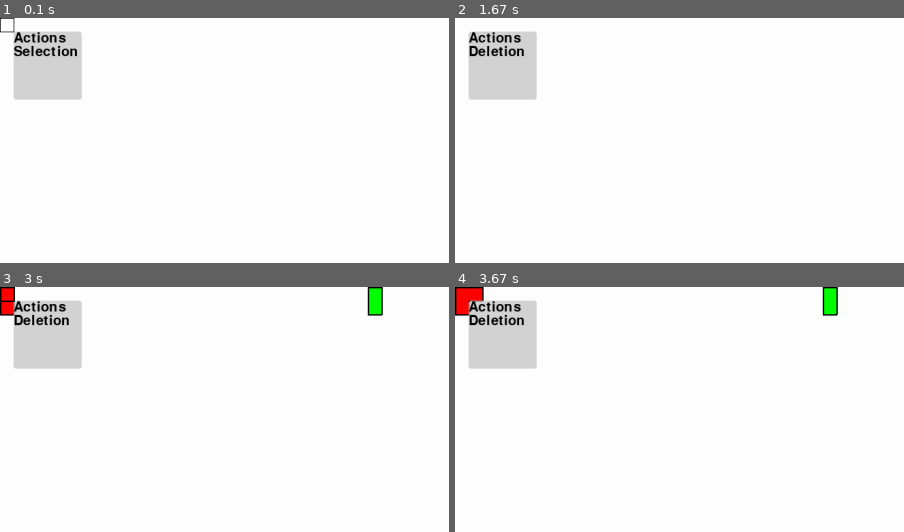
Above: before the commit, frames 1-4 (two rows, left to right).
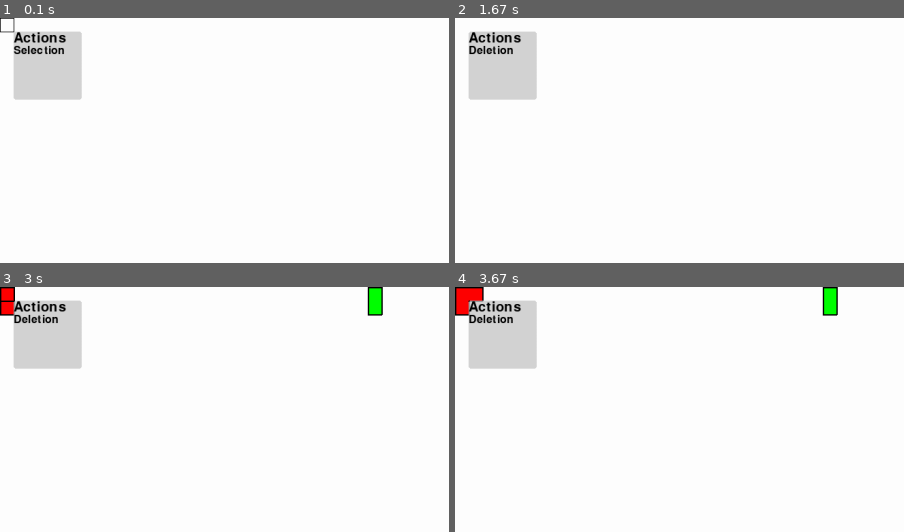
Above: after the commit, the same moments.

Repository: sbwhitt/pygame-life-simulation
Game: pygame game, started from main.py
Two runs of this game, one before a commit and one after it. Both use one fixed random seed, a clock stepped at 60 frames per second and the inputs below.
Inputs (mouse positions are % of the whole screen's width and height, from its top left):
- Up to frame 1 (0.1 s): no input
- Up to frame 2 (1.67 s): click "Actions" at 0.38 s; click "Deletion" at 0.72 s; tap Enter at 1 s; click (87, 85) at 1.38 s
- Up to frame 3 (3 s): tap E at 1.67, 2.33, 2.73 s; click (45, 76) at 2.05 s
- Up to frame 4 (3.67 s): tap E at 3.03 s; click (76, 41) at 3.22 s; click (81, 48) at 3.55 s
The pictures show only the part of the screen within x 0-50%, y 0-50%; the shares and areas given below are measured in that part.

The runs differ from the first frame. In frame 1, 0.4% of the frame differs, in the area x 3-18%, y 11-16%; in frame 2, 0.4%; in frame 3, 0.4%; in frame 4, 0.4%.

Commit message:
update picker menu text elements

Diff:
--- a/src/interface/picker.py
+++ b/src/interface/picker.py
@@ -2,6 +2,7 @@
 import src.utils.utils as utils
 import static.colors as colors
 import static.settings as settings
+from src.interface.text import Text
 
 
 class MenuOption:
@@ -12,27 +13,23 @@
         self.pos = pos
         self.rect = pygame.rect.Rect(self.pos[0], self.pos[1], self.width, self.height)
         self.selected = False
-        self.font = self._init_font()
+        self.text = Text(settings.FONT_SIZE_SMALLER)
 
     def render(self, screen: pygame.display) -> None:
         if utils.within_rect(pygame.mouse.get_pos(), self.rect):
-            pygame.draw.rect(screen, colors.RED, self.rect)
-            pygame.draw.lines(screen, colors.BLACK, True, utils.get_rect_outline(self.rect), 2)
+            self._render_hover(screen)
         else:
             utils.draw_rect_alpha(screen, utils.get_color_transparent(colors.RED, 200), self.rect)
         self._render_option_text(screen)
 
     # helpers
 
-    def _init_font(self) -> pygame.font.Font:
-        pygame.init()
-        pygame.font.init()
-        return pygame.font.Font(
-            pygame.font.get_default_font(), settings.FONT_SIZE_SMALLER)
+    def _render_hover(self, screen: pygame.display) -> None:
+        pygame.draw.rect(screen, colors.RED, self.rect)
+        pygame.draw.lines(screen, colors.BLACK, True, utils.get_rect_outline(self.rect), 2)
 
     def _render_option_text(self, screen: pygame.display) -> None:
-        f = self.font.render(self.option, True, colors.BLACK)
-        screen.blit(f, self.pos)
+        self.text.render(screen, self.option, self.pos)
 
 
 class Picker:
@@ -45,12 +42,12 @@
         self.options_size = settings.PICKER_OPTION_SIZE
         self.menu_open = False
         self.margin = 20
-        self.font = self._init_font()
-        self.menu_title = "Actions"
         self._build_options([settings.ACTION_MENU_OPTIONS[0],
                              settings.ACTION_MENU_OPTIONS[1],
                              settings.ACTION_MENU_OPTIONS[2]])
         self.selected_option = None if len(self.options) < 1 else self.options[0]
+        self.title_text = Text(settings.FONT_SIZE)
+        self.action_text = Text(settings.FONT_SIZE_SMALLER)
 
     def render(self, screen: pygame.display) -> None:
         color = colors.GRAY
@@ -85,12 +82,6 @@
 
     # helpers
 
-    def _init_font(self) -> pygame.font.Font:
-        pygame.init()
-        pygame.font.init()
-        return pygame.font.Font(
-            pygame.font.get_default_font(), settings.FONT_SIZE)
-
     def _render_menu_options(self, screen: pygame.display) -> None:
         if not self.menu_open:
             return
@@ -99,10 +90,8 @@
             o.render(screen)
 
     def _render_menu_text(self, screen: pygame.display) -> None:
-        f = self.font.render(self.menu_title, True, colors.BLACK)
-        screen.blit(f, self.pos)
-        f = self.font.render(self.selected_option.option, True, colors.BLACK)
-        screen.blit(f, utils.add_twoples(self.pos, (0, settings.FONT_SIZE)))
+        self.title_text.render(screen, "Actions", self.pos)
+        self.action_text.render(screen, self.selected_option.option, utils.add_twoples(self.pos, (0, settings.FONT_SIZE)))
 
     def _build_options(self, options: list[str]) -> list[MenuOption]:
         for i in range(len(options)):
--- /dev/null
+++ b/src/interface/text.py
@@ -0,0 +1,21 @@
+import pygame
+import src.utils.utils as utils
+import static.settings as settings
+import static.colors as colors
+
+
+class Text:
+    def __init__(self, font_size: int=settings.FONT_SIZE, color: pygame.Color=colors.BLACK):
+        self.font_size = font_size
+        self.color = color
+        self.font = self._init_font()
+
+    def render(self, screen: pygame.display, text: str, pos: tuple) -> None:
+        screen.blit(self.font.render(text, True, self.color), pos)
+
+    # helpers
+
+    def _init_font(self) -> pygame.font.Font:
+        # pygame.init()
+        pygame.font.init()
+        return pygame.font.Font(pygame.font.get_default_font(), self.font_size)
